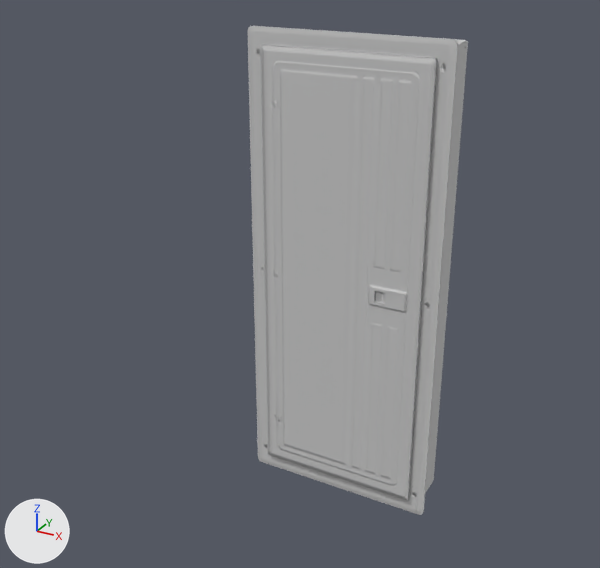
What one commit did to the FBX model LCWG_tiltlabs.fbx.
Camera for both pictures: a 50 mm lens placed at (1.17, -3.46, 2.81), pointed at (-0.28, -0.81, 1.49). Every picture has the same lights, and +X, +Y and +Z are marked at lower left. Where no turn or scale is listed for an object, it has been applied to the vertices. Vertices at the same position are counted once.

In view in the first picture: 'door.001', 'shell'.
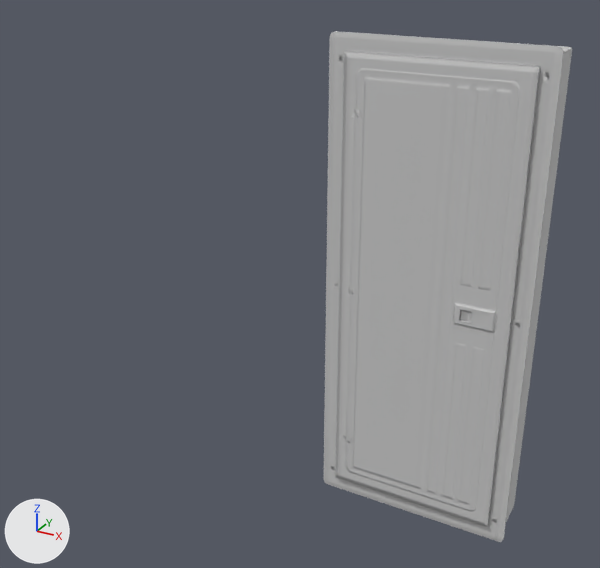
Location of each change, (x1, y1, x2, y2) in pixels of the pictures (600 x 568 px):
'door.001', moved: before (247, 26, 458, 515); after (324, 31, 564, 542)
'shell', moved: before (425, 39, 468, 493); after (506, 46, 572, 522)

The edits, one by one:
me_mesh_015 has 96 vertices, 184 faces and spans x -0.5..0.5, y -0.28..-0.21, z -0.04..2.36.
me_mesh_015 is used by ob_door_001; location (-0.449, 0.163, 0.003).
me_mesh_015 part 2: the whole mesh is moved by (0.0, 0.25, -1.16).
me_mesh_011 has 197 vertices, 406 faces and spans x -0.46..0.46, y -0.25..0.0, z 0.0..2.33.
me_mesh_011 is used by ob_shell; location (-0.452, 0.17, 0.003).
me_mesh_011 part 1: the whole mesh is moved by (0.0, 0.13, -1.16).
Object 'door.001' (ob_door_001) moves from (-0.449, 0.163, 0.003) to (-0.026, -0.086, 1.164).
Object 'shell' (ob_shell) moves from (-0.452, 0.17, 0.003) to (-0.008, 0.043, 1.165).
